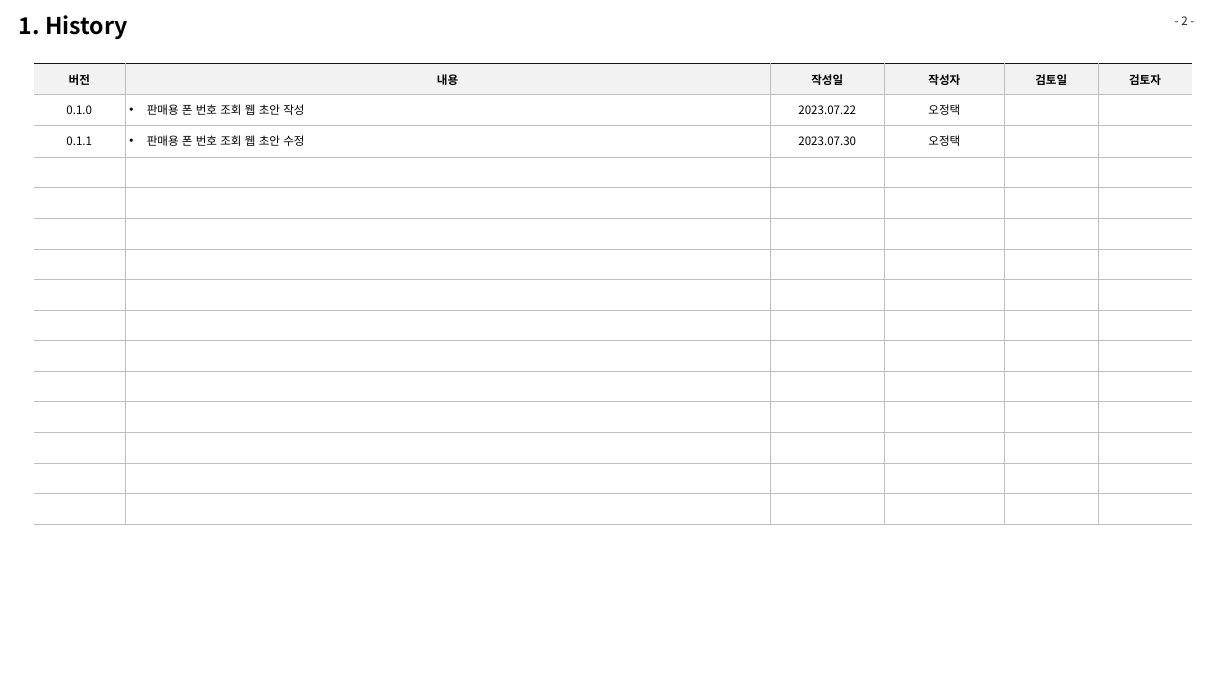
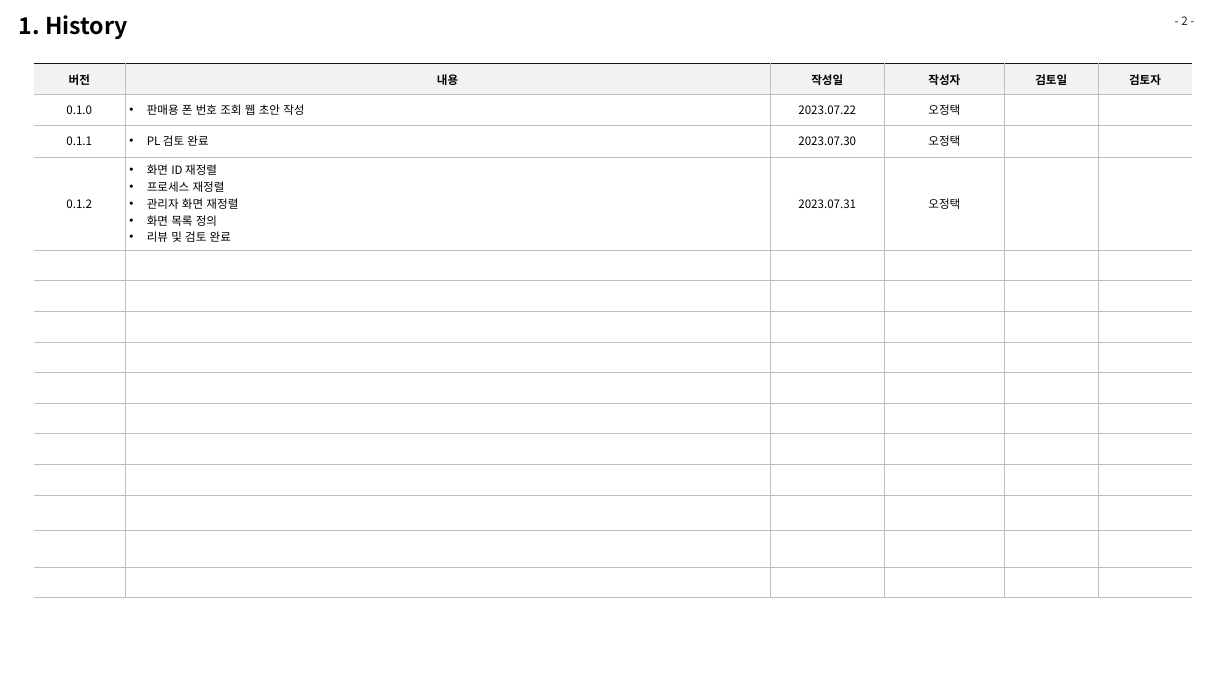
Before and after one commit to zhengze00/SpringBoot-MariaDB-master, a slide deck: slide 2 of Project File/화면설계.pptx. Drawn at 1232x693 pixels with LibreOffice and Linux fonts; fonts in the diff are those of the drawing. Boxes give left, top, right and bottom in pixels: in the first picture for what was removed or moved away, otherwise in the second. Text is boxed around its words. In the diff, an @@ line names an element or a change of style, - is before the commit and + after.

```diff
--- a/Project File/화면설계.pptx
+++ b/Project File/화면설계.pptx
@@ table at [33, 64, 1192, 585] @@
-row 3: 0.1.1 | 판매용 폰 번호 조회 웹 초안 수정 | 2023.07.30 | 오정택 |  | 
+row 3: 0.1.1 | PL 검토 완료 | 2023.07.30 | 오정택 |  | 
+row 4: 0.1.2 | 화면 ID 재정렬 / 프로세스 재정렬 / 관리자 화면 재정렬 / 화면 목록 정의 / 리뷰 및 검토 완료 | 2023.07.31 | 오정택 |  | 
-row 15:  |  |  |  |  | 
```
Also in this commit, not shown: 16 other slides changed, 2 slides added, 5 other files.
